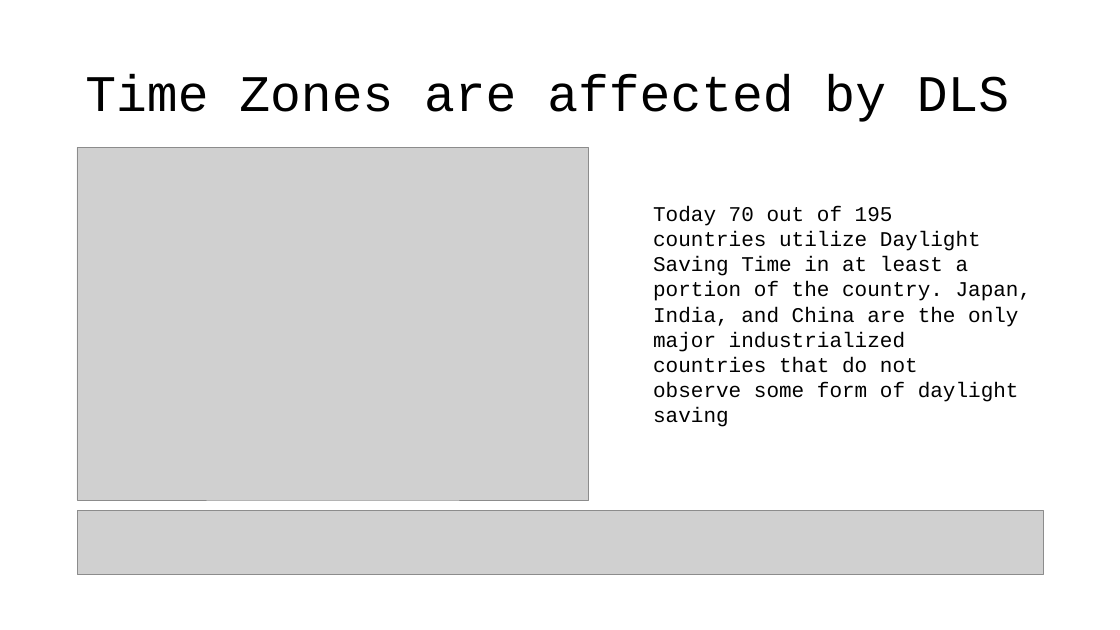
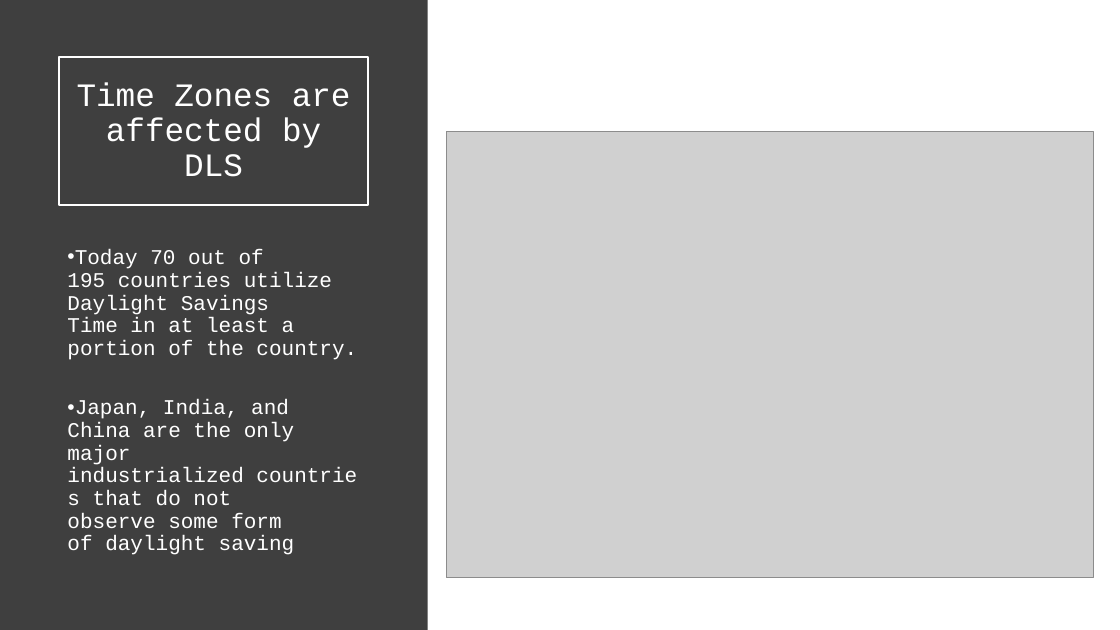
Before and after one commit to VadimAcosta/timestamps_and_intervals, a slide deck: slide 16 of times_and_dates.pptx (slide 9 before the commit). Drawn at 1120x630 pixels with LibreOffice and Linux fonts; fonts in the diff are those of the drawing; grey boxes stand for pictures. Boxes give left, top, right and bottom in pixels: in the first picture for what was removed or moved away, otherwise in the second. Text is boxed around its words. In the diff, an @@ line names an element or a change of style, - is before the commit and + after.

```diff
--- a/times_and_dates.pptx
+++ b/times_and_dates.pptx
@@ rectangle added at [0, 0, 428, 630], fill #3F3F3F @@
@@ title "Time Zones are affected by ...": place and size @@
-title "Time Zones are affected by ..." at [85, 73, 1009, 122]
+title "Time Zones are affected by ..." at [59, 57, 368, 205]
@@ title "Time Zones are affected by ..." at [59, 57, 368, 205]: size 44 to 28 pt, text colour #000000 to #FFFFFF; alignment left to centre; outline none to #FFFFFF 1.5 pt @@
@@ picture: place and size @@
-picture at [77, 148, 589, 501]
+picture at [446, 131, 1094, 578]
@@ text at [67, 249, 357, 555]: text changed; text colour #000000 to #FFFFFF @@
-Today 70 out of 195
-countries utilize Daylight Saving Time in at least a portion of the country. Japan, India, and China are the only major industrialized
-countries that do not observe some form of daylight saving
+• Today 70 out of 195 countries utilize Daylight Savings Time in at least a portion of the country.
+• Japan, India, and China are the only major industrialized countries that do not observe some form of daylight saving
@@ picture removed at [77, 510, 1044, 575] @@
```
Also in this commit, not shown: 23 other slides changed, 14 slides added, 9 slides removed.
